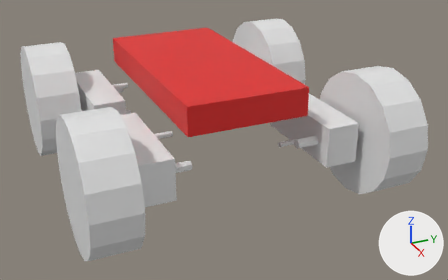
One commit to the Blender file ruminative-panda-prints/Overview.blend: the scene before it, then after it.
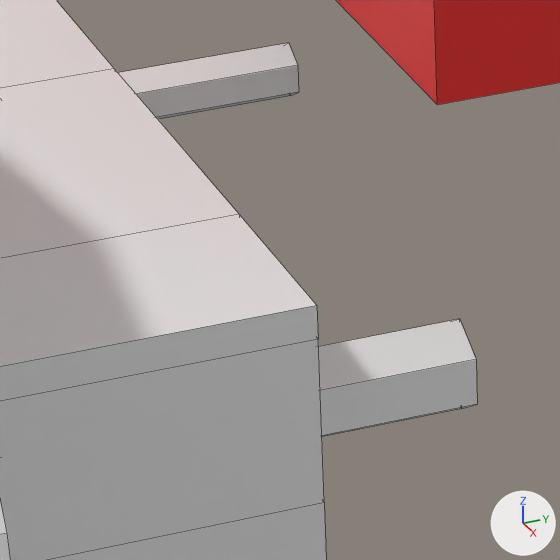
The first picture shows the older version from a camera (50 mm lens) standing at (0.329, -0.132, 0.106) and looking at (0.012, 0.011, -0.053). The close-ups show both versions on the part from 31% to 45% of the width and 45% to 67% of the height of that picture. Lighting does not change. The marker at lower right points along +X, +Y and +Z. The close-ups show mesh edges as thin lines. The same objects are shown in both versions, whatever each file hides.

The first close-up shows 'Battery reference', 'Wheel reference'.
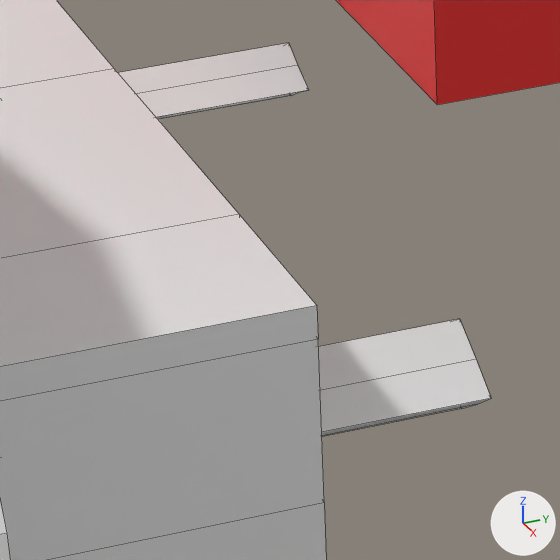
Where the change shows, as pixel boxes [x1, y1, x2, y2] in the close-ups (560 x 560 px):
```json
{"object": "Wheel reference", "change": "reshaped", "before": [0, 0, 477, 560], "after": [0, 0, 491, 560]}
{"part": 1, "of": "me_cube_005", "change": "built on", "before": [320, 360, 477, 436], "after": [320, 360, 491, 436]}
{"part": 2, "of": "me_cube_005", "change": "built on", "before": [137, 65, 299, 117], "after": [137, 65, 309, 118]}
```

The change, as JSON lines over the scene's bpy script:
```json
{"block": "me_cube_005", "where": "# used by ob_wheel_reference; location = (0.04277, -0.0531, -0.03768); rotation_euler = (0.0, 3.142, 0.0), in degrees (0, 180, 0)"}
{"op": "remove", "block": "me_cube_005", "code": "me_cube_005.from_pydata(...)  # 108 vertices, 82 faces; spans x -0.056..0.0325, y -0.0385..0.0219, z -0.0355..0.0355"}
{"op": "add", "block": "me_cube_005", "code": "me_cube_005.from_pydata(...)  # 123 vertices, 99 faces; spans x -0.056..0.0325, y -0.0385..0.0219, z -0.0355..0.0355"}
{"block": "me_cube_005", "change": "me_cube_005 part 1"}
{"block": "me_cube_005", "change": "5 faces are deleted"}
{"block": "me_cube_005", "change": "5 vertices are added at (-0.016, 0.0219, 0.0), (-0.016, 0.0025, 0.0), (-0.025, 0.0219, 0.0), (-0.0205, 0.0219, 0.0), (-0.025, 0.0025, 0.0)"}
{"block": "me_cube_005", "change": "10 new faces join them"}
{"block": "me_cube_005", "change": "me_cube_005 part 2"}
{"block": "me_cube_005", "change": "8 faces are deleted"}
{"block": "me_cube_005", "change": "10 vertices are added at x -0.0027..0.0037, y 0.0037..0.0206, z -0.0095..0.0095"}
{"block": "me_cube_005", "change": "20 new faces join them"}
```
